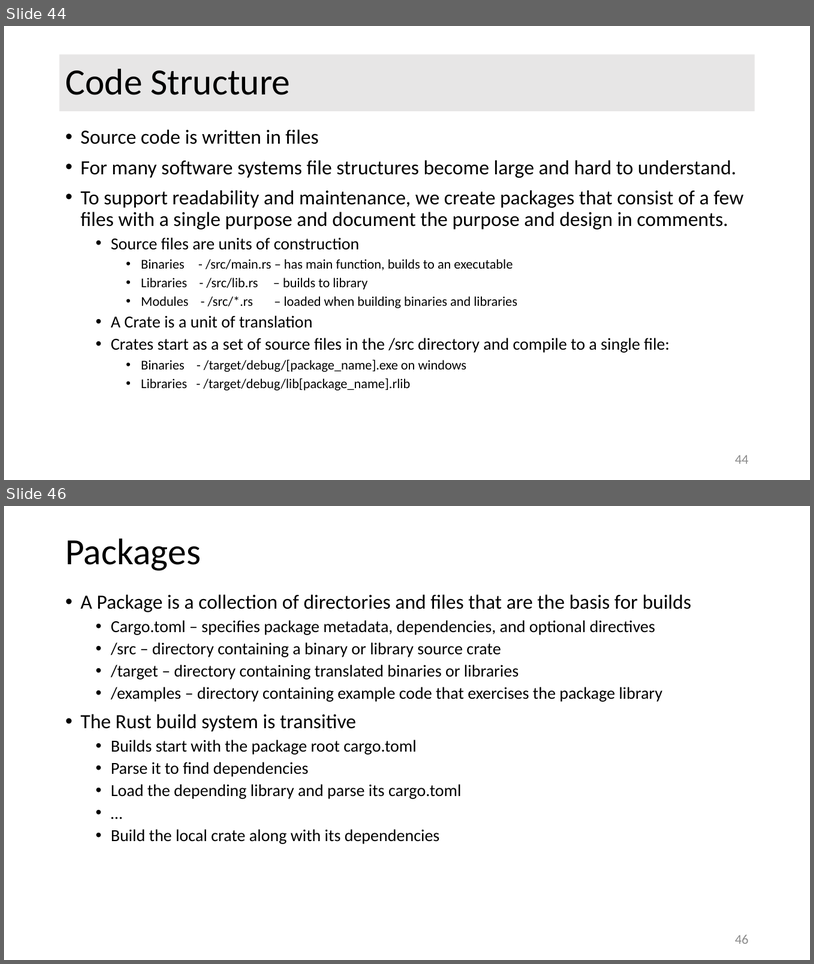
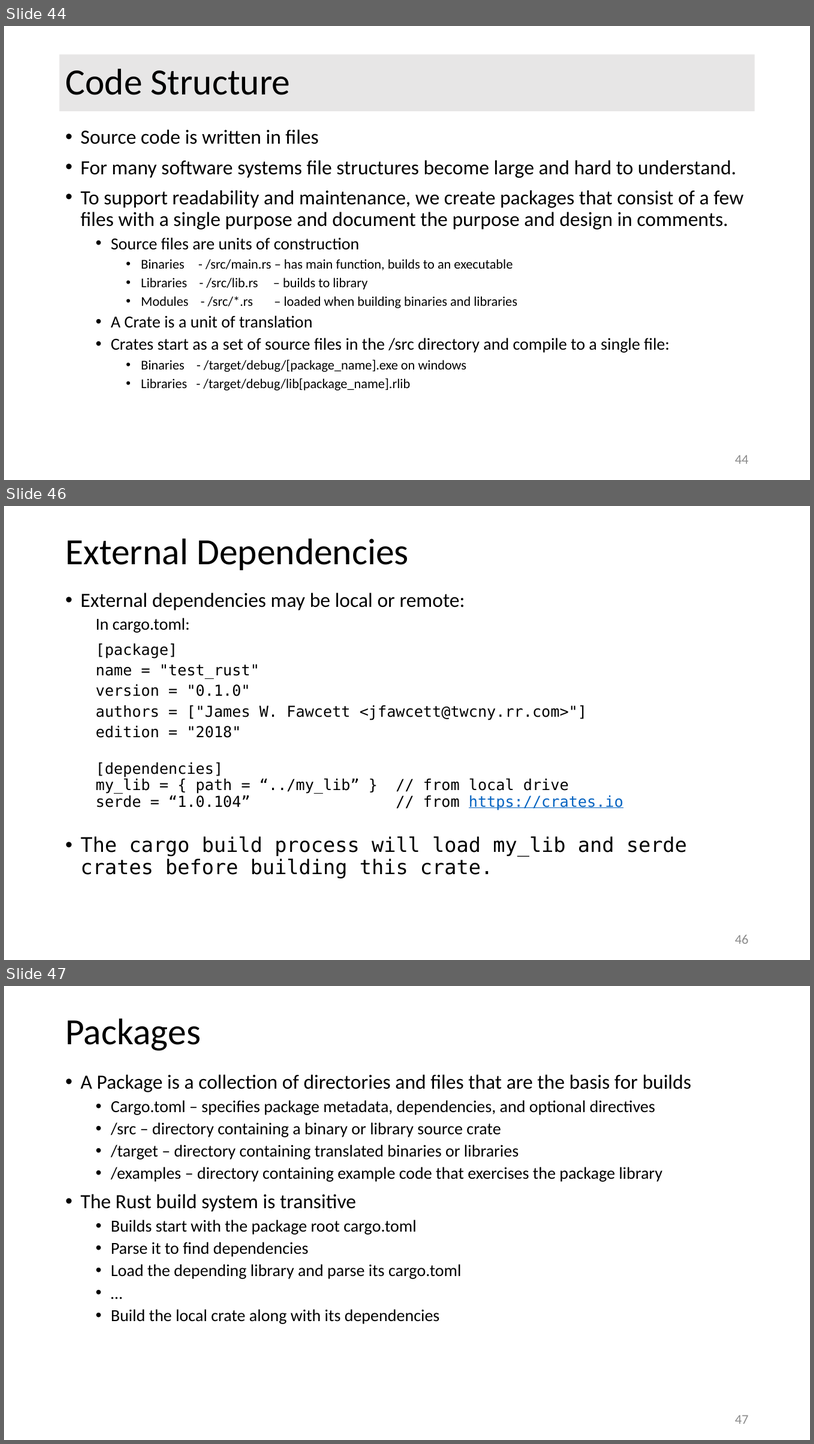
Before and after one commit to JimFawcett/JimFawcett.github.io, a slide deck: Resources/RustModels.pptx. Shown one above the other, each under a label of ours: slides 44 and 46 before the commit, slides 44, 46 and 47 after it; the slides between them are not shown. The pictures are 814x964 and 814x1444 pixels, drawn with LibreOffice and Linux fonts; fonts in the diff are those of the drawing. Boxes give left, top, right and bottom in pixels: in the first picture for what was removed or moved away, otherwise in the second. Text is boxed around its words. In the diff, an @@ line names an element or a change of style, - is before the commit and + after.

```diff
--- a/Resources/RustModels.pptx
+++ b/Resources/RustModels.pptx
@@ slide 46 added at [4,506,810,960], background #FFFFFF @@
@@ title added at [65,538,409,570], 44 pt, text #000000 @@
+External Dependencies
@@ text added at [81,592,687,878], 18 pt, text #000000 @@
+• External dependencies may be local or remote:
+  In cargo.toml:
+  [package]
+  name = "test_rust"
+  version = "0.1.0"
+  authors = ["James W. Fawcett <jfawcett@twcny.rr.com>"]
+  edition = "2018"
+  [dependencies]
+  my_lib = { path = “../my_lib” } // from local drive
+  serde = “1.0.104” // from https://crates.io
+• The cargo build process will load my_lib and serde crates before building this crate.
@@ page number added at [735,934,749,943], 16 pt, text #8C8C8C @@
+46
@@ what was slide 46 is now slide 47 @@
@@ page number at [735,1414,749,1423]: text changed @@
-46
+47
```
Also in this commit, not shown: 3 slides changed, 3 slides removed, 1 other file.
